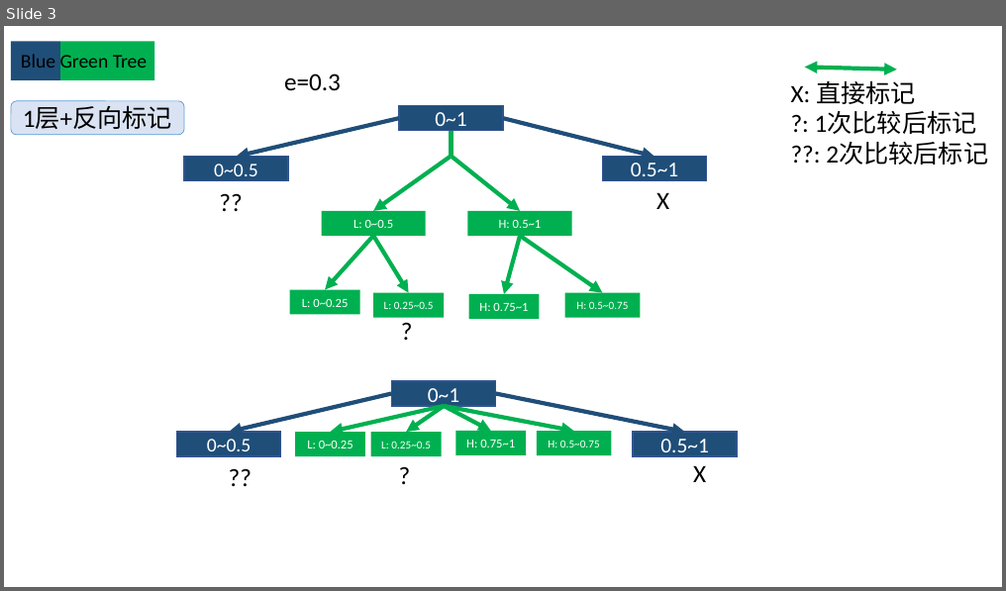
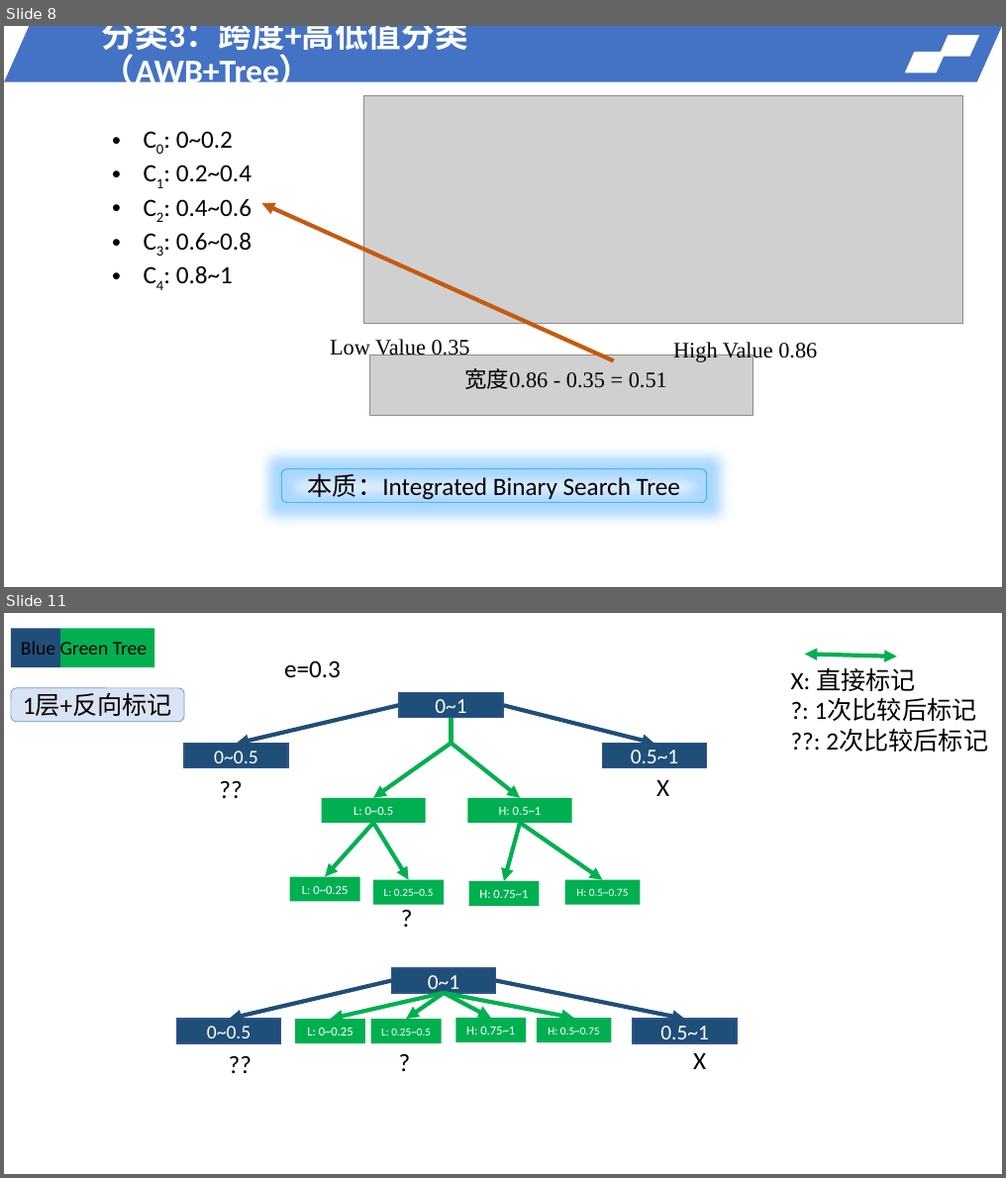
Before and after one commit to shiwanghua/BG-Tree, a slide deck: BlueGreen-Tree.pptx. Shown one above the other, each under a label of ours: slide 3 before the commit, slides 8 and 11 after it; the slides between them are not shown. The pictures are 1006x591 and 1006x1178 pixels, drawn with LibreOffice and Linux fonts; fonts in the diff are those of the drawing; grey boxes stand for pictures; background and template pictures are left out. Boxes give left, top, right and bottom in pixels: in the first picture for what was removed or moved away, otherwise in the second. Text is boxed around its words. In the diff, an @@ line names an element or a change of style, - is before the commit and + after.

```diff
--- a/BlueGreen-Tree.pptx
+++ b/BlueGreen-Tree.pptx
@@ slide 8 added at <box>4,26,1002,587</box>, background picture (left out) @@
@@ parallelogram added at <box>4,26,1002,81</box>, fill #4472C4 @@
@@ text added at <box>102,26,468,91</box>, 24 pt, text #FFFFFF, bold @@
+分类3：跨度+高低值分类（AWB+Tree）
@@ parallelogram added at <box>906,52,945,72</box>, fill #FFFFFF, outline #FFFFFF 1 pt @@
@@ parallelogram added at <box>939,36,978,56</box>, fill #FFFFFF, outline #FFFFFF 1 pt @@
@@ picture added at <box>364,96,963,324</box> @@
@@ text added at <box>176,131,252,284</box>, 18 pt, text #000000 @@
+• C0: 0~0.2
+• C1: 0.2~0.4
+• C2: 0.4~0.6
+• C3: 0.6~0.8
+• C4: 0.8~1
@@ arrow added from (614, 362) to (262, 203), #C55A11 3 pt @@
@@ text added at <box>330,338,470,361</box>, 16 pt, text #000000 @@
+Low Value 0.35
@@ text added at <box>673,341,817,364</box>, 16 pt, text #000000 @@
+High Value 0.86
@@ picture added at <box>370,356,753,415</box> @@
@@ text added at <box>465,369,667,389</box>, 16 pt, text #000000 @@
+宽度0.86 - 0.35 = 0.51
@@ rounded rectangle added at <box>281,470,707,503</box>, outline #00B0F0 0.5 pt, 18 pt, text #000000 @@
+本质：Integrated Binary Search Tree
@@ what was slide 3 is now slide 11 @@
```
Also in this commit, not shown: 4 slides changed, 8 other slides added.
